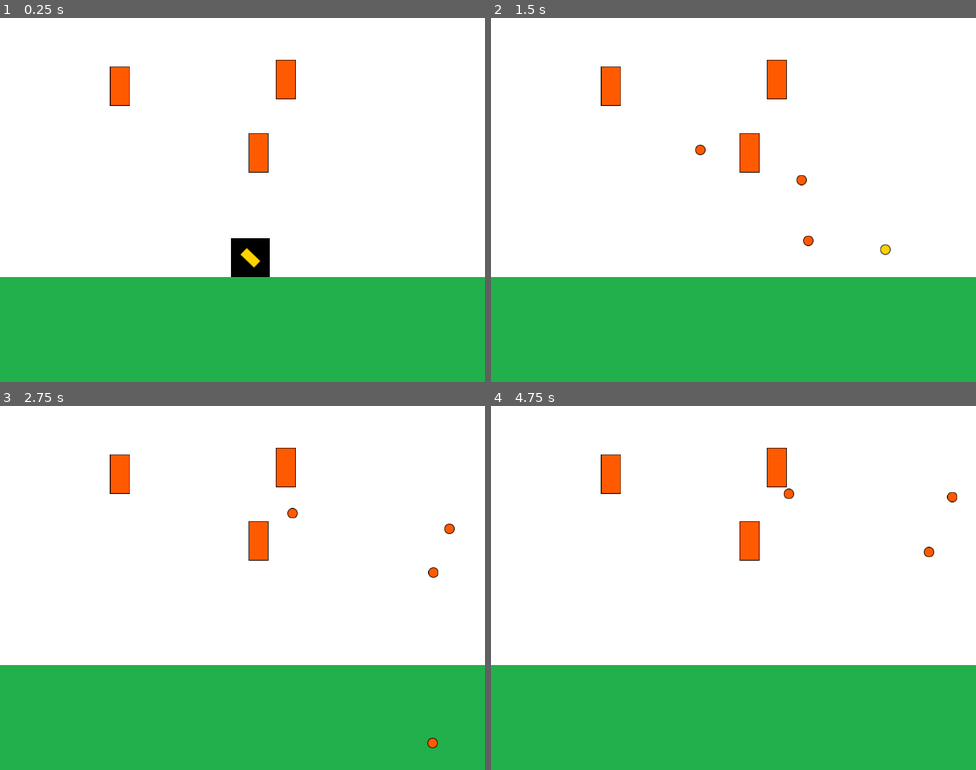
Above: before the commit, frames 1-4 (two rows, left to right).
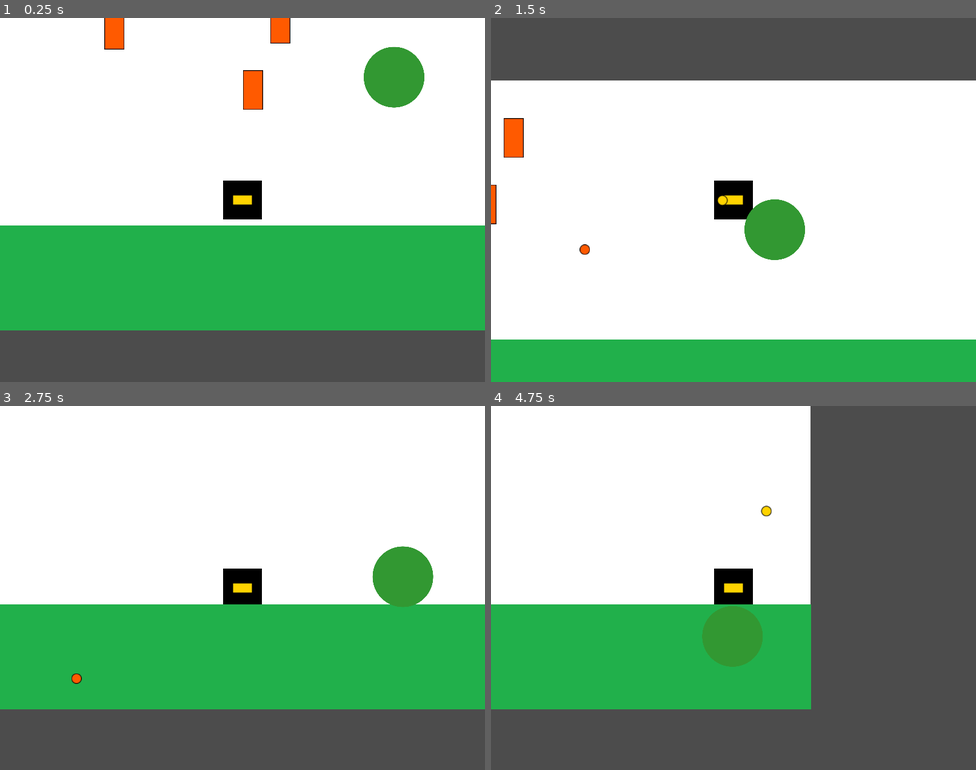
Above: after the commit, the same moments.

Repository: JonMaia/IntroDevVideojuegos
Game: Godot game, scene res://Main.tscn
The game is run twice, just before and just after one commit, with the same random seed, the same clock (stepped at 60 frames per second) and the same inputs.
Inputs (mouse positions are in pixels of both pictures, inside the frame that each line leads up to):
- Up to frame 1 (0.25 s): no input
- Up to frame 2 (1.5 s): move the mouse to (840, 181) at 0.52 s; hold D (move_right) from 0.53 s (still down); tap W (jump, bound only after the commit) at 0.6, 0.77, 1.07 s; move the mouse to (636, 218) at 1.27 s; click (636, 218) at 1.35 s
- Up to frame 3 (2.75 s): tap W (jump, bound only after the commit) at 1.52, 1.55, 1.82, 2.1 s; move the mouse to (291, 507) at 2.02 s; release D (move_right) at 2.03 s; hold A (move_left) from 2.03 s (still down)
- Up to frame 4 (4.75 s): move the mouse to (709, 660) at 2.77 s; release A (move_left) at 2.78 s; hold D (move_right) 2.78-4.28 s; click (709, 660) at 2.85 s; tap W (jump, bound only after the commit) at 3.02, 3.05, 3.32, 3.6, 3.77, 4.07, 4.52, 4.55 s; move the mouse to (879, 642) at 3.52 s; move the mouse to (588, 533) at 4.27 s; hold A (move_left) from 4.28 s (still down); click (588, 533) at 4.35 s

The runs differ from the first frame. In frame 1, 33% of the frame differs, in the area x 0-100%, y 0-100%; in frame 2, 39%; in frame 3, 37%; in frame 4, 58%.

Commit message:
#10-Se aplican los cambios para el desafio del día.

Diff:
--- a/clase4/Main.gd
+++ b/clase4/Main.gd
@@ -2,8 +2,13 @@
 
 onready var player = $Player
 onready var turret_spawner = $TurretsSpawner
+onready var respawn = $Respawn
 
 func _ready():
 	randomize()
-	player.initialize(self)
+	player.initialize(self, respawn)
 	turret_spawner.initialize(player)
+
+func _on_Area2D_body_entered(body: Node) -> void:
+	if body.is_class("KinematicBody2D"):
+		body.position = respawn.position
--- a/clase4/Main.tscn
+++ b/clase4/Main.tscn
@@ -1,11 +1,14 @@
-[gd_scene load_steps=7 format=2]
+[gd_scene load_steps=9 format=2]
 
 [ext_resource path="res://entities/player/Player.tscn" type="PackedScene" id=1]
 [ext_resource path="res://assets/textures/background.png" type="Texture" id=2]
 [ext_resource path="res://Main.gd" type="Script" id=3]
 [ext_resource path="res://entities/enemies/Turret.tscn" type="PackedScene" id=4]
 [ext_resource path="res://entities/enemies/TurretsSpawner.gd" type="Script" id=5]
-[ext_resource path="res://assets/textures/floor.png" type="Texture" id=6]
+[ext_resource path="res://entities/environments/Floor.tscn" type="PackedScene" id=6]
+[ext_resource path="res://entities/Ball.tscn" type="PackedScene" id=7]
+
+[sub_resource type="LineShape2D" id=1]
 
 [node name="Main" type="Node"]
 script = ExtResource( 3 )
@@ -13,6 +16,7 @@
 [node name="Background" type="TextureRect" parent="."]
 anchor_right = 1.0
 anchor_bottom = 1.0
+margin_right = 1310.0
 texture = ExtResource( 2 )
 expand = true
 __meta__ = {
@@ -20,13 +24,26 @@
 }
 
 [node name="Player" parent="." instance=ExtResource( 1 )]
-position = Vector2( 413.003, 395.272 )
+position = Vector2( 409.227, 365.068 )
 
-[node name="Floor" type="Sprite" parent="."]
-position = Vector2( 400, 513.5 )
-scale = Vector2( 12.1212, 2.62121 )
-texture = ExtResource( 6 )
+[node name="Floor" parent="." instance=ExtResource( 6 )]
 
 [node name="TurretsSpawner" type="Node" parent="."]
 script = ExtResource( 5 )
 turret_scene = ExtResource( 4 )
+
+[node name="Area2D" type="Area2D" parent="."]
+position = Vector2( 1056, 514 )
+
+[node name="CollisionShape2D" type="CollisionShape2D" parent="Area2D"]
+position = Vector2( 0, 0.594604 )
+scale = Vector2( 40, 1 )
+shape = SubResource( 1 )
+
+[node name="Respawn" type="Position2D" parent="."]
+position = Vector2( 225.36, 359.904 )
+
+[node name="Ball" parent="." instance=ExtResource( 7 )]
+position = Vector2( 659.255, 179.797 )
+
+[connection signal="body_entered" from="Area2D" to="." method="_on_Area2D_body_entered"]
--- /dev/null
+++ b/clase4/entities/Ball.tscn
@@ -0,0 +1,15 @@
+[gd_scene load_steps=3 format=2]
+
+[ext_resource path="res://assets/textures/green_circle.png" type="Texture" id=1]
+
+[sub_resource type="CircleShape2D" id=1]
+radius = 49.5227
+
+[node name="RigidBody2D" type="RigidBody2D"]
+
+[node name="Sprite" type="Sprite" parent="."]
+scale = Vector2( 0.2, 0.2 )
+texture = ExtResource( 1 )
+
+[node name="CollisionShape2D" type="CollisionShape2D" parent="."]
+shape = SubResource( 1 )
--- a/clase4/entities/Projectile.gd
+++ b/clase4/entities/Projectile.gd
@@ -1,14 +1,12 @@
-extends Sprite
+extends Area2D
 
 onready var lifetime_timer = $LifetimeTimer
-
-export (float) var VELOCITY:float = 800.0
-
+export (float) var VELOCITY:float = 400.0
 var direction:Vector2
 
-func initialize(container, spawn_position:Vector2, direction:Vector2):
+func initialize(container, spawn_position:Vector2, direction_parent:Vector2):
 	container.add_child(self)
-	self.direction = direction
+	self.direction = direction_parent
 	global_position = spawn_position
 	lifetime_timer.connect("timeout", self, "_on_lifetime_timer_timeout")
 	lifetime_timer.start()
@@ -19,9 +17,9 @@
 	# Necesitamos que desaparezca en algun momento
 
 	# Si está fuera de la pantalla
-	var visible_rect:Rect2 = get_viewport().get_visible_rect()
-	if !visible_rect.has_point(global_position):
-		_remove()
+#	var visible_rect:Rect2 = get_viewport().get_visible_rect()
+#	if !visible_rect.has_point(global_position):
+#		_remove()
 
 # Si supero una cantidad de tiempo de vida
 func _on_lifetime_timer_timeout():
--- a/clase4/entities/Projectile.tscn
+++ b/clase4/entities/Projectile.tscn
@@ -2,7 +2,13 @@
 
 [ext_resource path="res://entities/Projectile.gd" type="Script" id=1]
 
-[node name="Projectile" type="Sprite"]
+[node name="Projectile" type="Area2D"]
 script = ExtResource( 1 )
 
+[node name="Sprite" type="Sprite" parent="."]
+
 [node name="LifetimeTimer" type="Timer" parent="."]
+
+[node name="CollisionShape2D" type="CollisionShape2D" parent="."]
+
+[connection signal="body_entered" from="." to="." method="_on_Projectile_body_entered"]
--- a/clase4/entities/enemies/Turret.gd
+++ b/clase4/entities/enemies/Turret.gd
@@ -2,20 +2,26 @@
 
 onready var fire_position = $FirePosition
 onready var fire_timer = $FireTimer
-
 export (PackedScene) var projectile_scene
-
 var player
 var projectile_container
 
-func initialize(container, turret_pos, player, projectile_container):
+func initialize(container, turret_pos, player_parent, projectile_container_parent):
 	container.add_child(self)
 	global_position = turret_pos
-	self.player = player
-	self.projectile_container = projectile_container
+	self.player = player_parent
+	self.projectile_container = projectile_container_parent
 	fire_timer.connect("timeout", self, "fire_at_player")
 	fire_timer.start()
 
 func fire_at_player():
 	var proj_instance = projectile_scene.instance()
 	proj_instance.initialize(projectile_container, fire_position.global_position, fire_position.global_position.direction_to(player.global_position))
+
+func _on_Area2D_body_entered(body: Node) -> void:
+	if body.has_method("notify_hit"):
+		fire_timer.start()
+
+func _on_Area2D_body_exited(body: Node) -> void:
+	if body.has_method("notify_hit"):
+		fire_timer.stop()
--- a/clase4/entities/enemies/Turret.tscn
+++ b/clase4/entities/enemies/Turret.tscn
@@ -1,8 +1,11 @@
-[gd_scene load_steps=4 format=2]
+[gd_scene load_steps=5 format=2]
 
 [ext_resource path="res://assets/textures/turret.png" type="Texture" id=1]
 [ext_resource path="res://entities/enemies/Turret.gd" type="Script" id=2]
 [ext_resource path="res://entities/enemies/TurretProjectile.tscn" type="PackedScene" id=3]
+
+[sub_resource type="CircleShape2D" id=1]
+radius = 248.763
 
 [node name="Turret" type="Sprite"]
 texture = ExtResource( 1 )
@@ -13,3 +16,11 @@
 
 [node name="FirePosition" type="Position2D" parent="."]
 position = Vector2( 0, -30.0339 )
+
+[node name="Area2D" type="Area2D" parent="."]
+
+[node name="CollisionShape2D" type="CollisionShape2D" parent="Area2D"]
+shape = SubResource( 1 )
+
+[connection signal="body_entered" from="Area2D" to="." method="_on_Area2D_body_entered"]
+[connection signal="body_exited" from="Area2D" to="." method="_on_Area2D_body_exited"]
--- /dev/null
+++ b/clase4/entities/enemies/TurretProjectile.gd
@@ -0,0 +1,5 @@
+extends "res://entities/Projectile.gd"
+
+func _on_Projectile_body_entered(body: Node) -> void:
+	if  body.has_method("notify_hit"):
+		body.notify_hit()
--- a/clase4/entities/enemies/TurretProjectile.tscn
+++ b/clase4/entities/enemies/TurretProjectile.tscn
@@ -1,11 +1,20 @@
-[gd_scene load_steps=3 format=2]
+[gd_scene load_steps=5 format=2]
 
 [ext_resource path="res://entities/Projectile.tscn" type="PackedScene" id=1]
 [ext_resource path="res://assets/textures/proyectile_turret.png" type="Texture" id=2]
+[ext_resource path="res://entities/enemies/TurretProjectile.gd" type="Script" id=3]
+
+[sub_resource type="CircleShape2D" id=1]
+radius = 7.01783
 
 [node name="TurretProjectile" instance=ExtResource( 1 )]
+script = ExtResource( 3 )
+
+[node name="Sprite" parent="." index="0"]
 texture = ExtResource( 2 )
-VELOCITY = 400.0
 
-[node name="LifetimeTimer" parent="." index="0"]
+[node name="LifetimeTimer" parent="." index="1"]
 wait_time = 3.0
+
+[node name="CollisionShape2D" parent="." index="2"]
+shape = SubResource( 1 )
--- /dev/null
+++ b/clase4/entities/environments/Floor.tscn
@@ -0,0 +1,16 @@
+[gd_scene load_steps=3 format=2]
+
+[ext_resource path="res://assets/textures/floor.png" type="Texture" id=1]
+
+[sub_resource type="RectangleShape2D" id=1]
+extents = Vector2( 32.624, 31.6455 )
+
+[node name="Floor" type="StaticBody2D"]
+position = Vector2( 1055, 513.5 )
+scale = Vector2( 32, 2.621 )
+
+[node name="Sprite" type="Sprite" parent="."]
+texture = ExtResource( 1 )
+
+[node name="CollisionShape2D" type="CollisionShape2D" parent="."]
+shape = SubResource( 1 )
--- a/clase4/entities/player/Cannon.gd
+++ b/clase4/entities/player/Cannon.gd
@@ -1,9 +1,7 @@
 extends Sprite
 
 onready var cannon_tip = $CannonTip
-
 export (PackedScene) var projectile_scene:PackedScene
-
 var projectile_container
 
 func fire():
--- a/clase4/entities/player/Player.gd
+++ b/clase4/entities/player/Player.gd
@@ -1,37 +1,50 @@
-extends Sprite
+extends KinematicBody2D
 
-onready var cannon = $Cannon
-
+onready var cannon = $Sprite/Cannon
+const FLOOR_NORMAL: = Vector2.UP
 export (float) var ACCELERATION:float = 20.0
 export (float) var H_SPEED_LIMIT:float = 600.0
 export (float) var FRICTION_WEIGHT:float = 0.1
-
+export (float) var gravity: float = 10.0
+export (int) var jump_speed: = 500
 var velocity:Vector2 = Vector2.ZERO
 var projectile_container
+var player_respawn
 
-func initialize(projectile_container):
-	self.projectile_container = projectile_container
+func initialize(projectile_container_parent, respawn):
+	self.projectile_container = projectile_container_parent
 	cannon.projectile_container = projectile_container
+	player_respawn = respawn
 
 func _physics_process(delta):
+	get_directions()
+	cannon_fire()
+	velocity.y += gravity
+	velocity = move_and_slide(velocity, FLOOR_NORMAL)
 
-	# Cannon rotation
-	var mouse_position:Vector2 = get_global_mouse_position()
-	cannon.look_at(mouse_position)
+func notify_hit():
+	print("ouch")
+	self.position = player_respawn.position
 
-	# Cannon fire
+func get_directions():
+	apply_movement_horizontal()
+	apply_movement_vertical()
+
+func apply_movement_horizontal():
+	var h_movement_direction:int = int(Input.is_action_pressed("move_right")) - int(Input.is_action_pressed("move_left"))
+	if h_movement_direction != 0:
+		velocity.x = clamp(velocity.x + (h_movement_direction * ACCELERATION), -H_SPEED_LIMIT, H_SPEED_LIMIT)
+	else:
+		velocity.x = lerp(velocity.x, 0, FRICTION_WEIGHT) if abs(velocity.x) > 1 else 0
+
+func apply_movement_vertical():
+	var jump = Input.is_action_just_pressed("jump")
+	if jump and is_on_floor():
+		velocity.y -= jump_speed
+
+func cannon_fire():
 	if Input.is_action_just_pressed("fire_cannon"):
 		if projectile_container == null:
 			projectile_container = get_parent()
 			cannon.projectile_container = projectile_container
 		cannon.fire()
-
-	# Player movement
-	var h_movement_direction:int = int(Input.is_action_pressed("move_right")) - int(Input.is_action_pressed("move_left"))
-
-	if h_movement_direction != 0:
-		velocity.x = clamp(velocity.x + (h_movement_direction * ACCELERATION), -H_SPEED_LIMIT, H_SPEED_LIMIT)
-	else:
-		velocity.x = lerp(velocity.x, 0, FRICTION_WEIGHT) if abs(velocity.x) > 1 else 0
-
-	position += velocity * delta
--- a/clase4/entities/player/Player.tscn
+++ b/clase4/entities/player/Player.tscn
@@ -6,15 +6,26 @@
 [ext_resource path="res://entities/player/Cannon.gd" type="Script" id=4]
 [ext_resource path="res://entities/player/PlayerProjectile.tscn" type="PackedScene" id=5]
 
-[node name="Player" type="Sprite"]
+[sub_resource type="RectangleShape2D" id=1]
+extents = Vector2( 30.6231, 30.6229 )
+
+[node name="Player" type="KinematicBody2D"]
 position = Vector2( -0.0635071, 0.165405 )
-texture = ExtResource( 2 )
 script = ExtResource( 1 )
 
-[node name="Cannon" type="Sprite" parent="."]
+[node name="Sprite" type="Sprite" parent="."]
+texture = ExtResource( 2 )
+
+[node name="Cannon" type="Sprite" parent="Sprite"]
 texture = ExtResource( 3 )
 script = ExtResource( 4 )
 projectile_scene = ExtResource( 5 )
 
-[node name="CannonTip" type="Position2D" parent="Cannon"]
+[node name="CannonTip" type="Position2D" parent="Sprite/Cannon"]
 position = Vector2( 15, 0 )
+
+[node name="CollisionShape2D" type="CollisionShape2D" parent="."]
+shape = SubResource( 1 )
+
+[node name="Camera2D" type="Camera2D" parent="."]
+current = true
--- /dev/null
+++ b/clase4/entities/player/PlayerProjectile.gd
@@ -0,0 +1 @@
+extends "res://entities/Projectile.gd"
--- a/clase4/entities/player/PlayerProjectile.tscn
+++ b/clase4/entities/player/PlayerProjectile.tscn
@@ -1,7 +1,20 @@
-[gd_scene load_steps=3 format=2]
+[gd_scene load_steps=5 format=2]
 
 [ext_resource path="res://entities/Projectile.tscn" type="PackedScene" id=1]
 [ext_resource path="res://assets/textures/proyectile_player.png" type="Texture" id=2]
 
+[sub_resource type="GDScript" id=2]
+script/source = "extends \"res://entities/Projectile.gd\"
+"
+
+[sub_resource type="CircleShape2D" id=1]
+radius = 7.55831
+
 [node name="PlayerProjectile" instance=ExtResource( 1 )]
+script = SubResource( 2 )
+
+[node name="Sprite" parent="." index="0"]
 texture = ExtResource( 2 )
+
+[node name="CollisionShape2D" parent="." index="2"]
+shape = SubResource( 1 )
--- a/clase4/project.godot
+++ b/clase4/project.godot
@@ -10,7 +10,6 @@
 
 _global_script_classes=[  ]
 _global_script_class_icons={
-
 }
 
 [application]
@@ -42,6 +41,12 @@
 "events": [ Object(InputEventMouseButton,"resource_local_to_scene":false,"resource_name":"","device":0,"alt":false,"shi …(212 unchanged characters)…
  ]
 }
+jump={
+"deadzone": 0.5,
+"events": [ Object(InputEventKey,"resource_local_to_scene":false,"resource_name":"","device":0,"alt":false,"shift":false,"control":false,"meta":false,"command":false,"pressed":false,"scancode":87,"unicode":0,"echo":false,"script":null)
+, Object(InputEventKey,"resource_local_to_scene":false,"resource_name":"","device":0,"alt":false,"shift":false,"control":false,"meta":false,"command":false,"pressed":false,"scancode":16777232,"unicode":0,"echo":false,"script":null)
+ ]
+}
 
 [rendering]
 
Binary file added: clase4/assets/textures/Star.png
Not shown, added: clase4/assets/textures/Star.png.import
Binary file added: clase4/assets/textures/ball.png
Not shown, added: clase4/assets/textures/ball.png.import
Binary file added: clase4/assets/textures/brown_square.png
Not shown, added: clase4/assets/textures/brown_square.png.import
Binary file added: clase4/assets/textures/gray_square.png
Not shown, added: clase4/assets/textures/gray_square.png.import
Binary file added: clase4/assets/textures/green_circle.png
Not shown, added: clase4/assets/textures/green_circle.png.import
Binary file added: clase4/assets/textures/jumpable_platform.png
Not shown, added: clase4/assets/textures/jumpable_platform.png.import
(and 1 more such lines)
